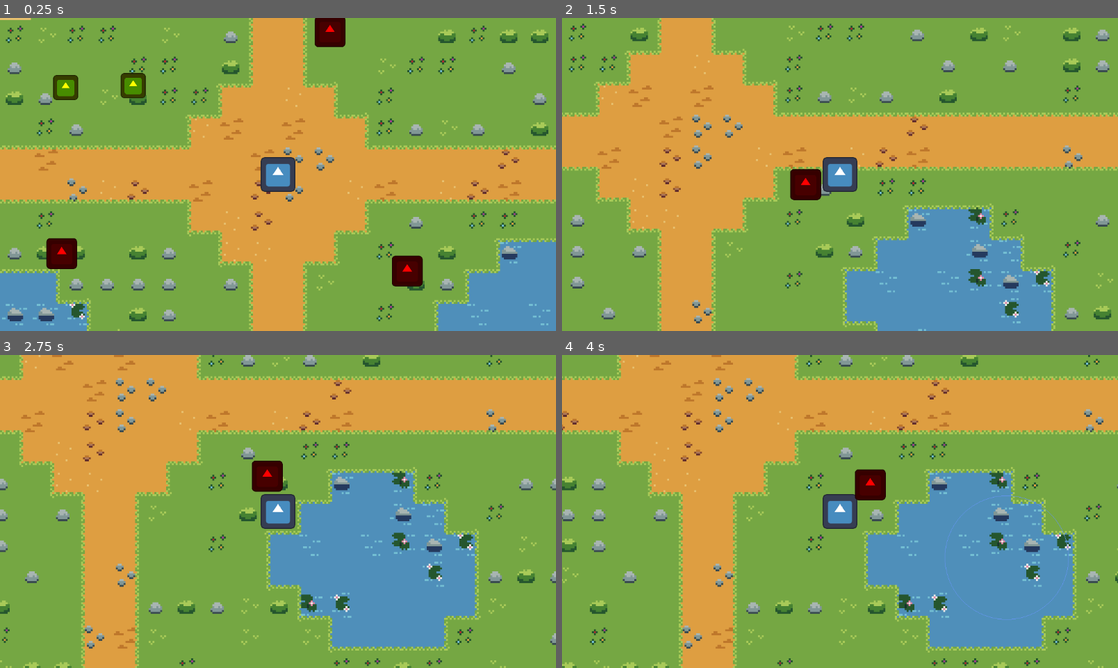
Above: before the commit, frames 1-4 (two rows, left to right).
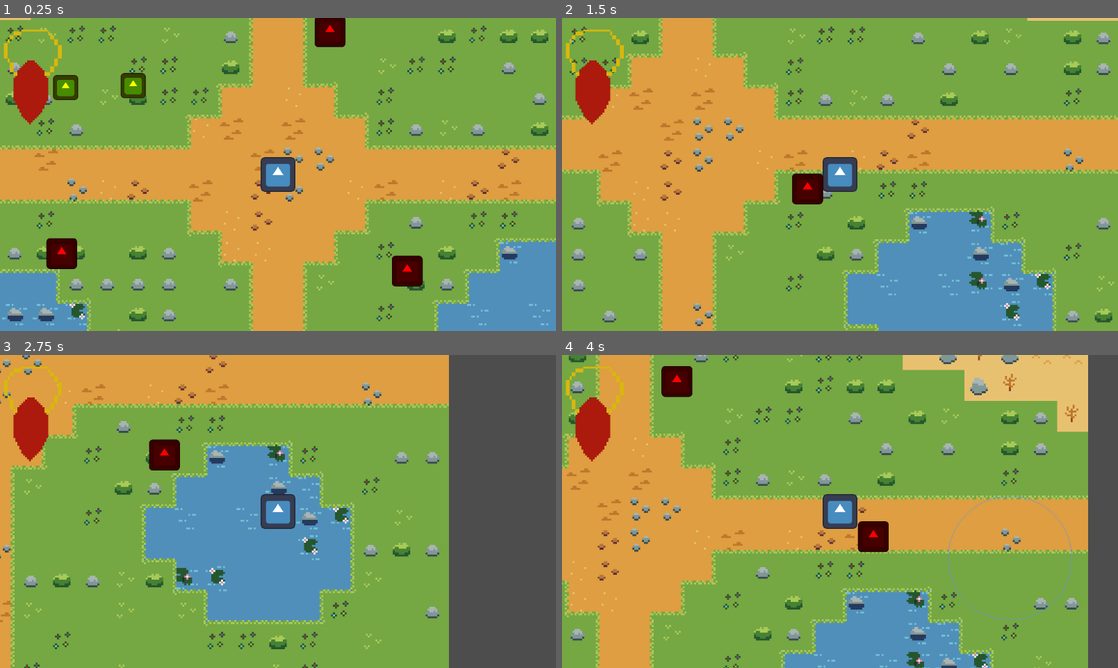
Above: after the commit, the same moments.

Repository: xstron/PSGJ15
Game: Godot game, scene res://Scenes/main.tscn
Same seed, same stepped clock (60 frames per second), same inputs: the game is played once before the commit and once after it. The engine's default icon, where the game draws it, is replaced by a stand-in: a white triangle on a blue panel in a dark square.
Inputs (mouse positions are in pixels of both pictures, inside the frame that each line leads up to):
- Up to frame 1 (0.25 s): no input
- Up to frame 2 (1.5 s): tap Enter at 0.5 s; move the mouse to (962, 158) at 0.52 s; hold D (Right) 0.53-1.28 s; hold E (Interact) 0.53-1.28 s; move the mouse to (728, 190) at 1.27 s; hold S (Down) from 1.28 s (still down); click (728, 190) at 1.35 s
- Up to frame 3 (2.75 s): move the mouse to (333, 442) at 2.02 s; release S (Down) at 2.03 s; hold D (Right) from 2.03 s (still down); hold Right mouse button (Secondary) from 2.03 s (still down)
- Up to frame 4 (4 s): move the mouse to (812, 574) at 2.77 s; release D (Right) at 2.78 s; release Right mouse button (Secondary) at 2.78 s; hold W (Up) 2.78-3.53 s; tap 1 (Spell 1) at 2.85 s; move the mouse to (1006, 558) at 3.52 s; hold A (Left) from 3.53 s (still down); hold 2 (Spell 2) from 3.53 s (still down)

The runs differ from the first frame. In frame 1, 1.2% of the frame differs, in the area x 0-12%, y 3-34%; in frame 2, 12%; in frame 3, 68%; in frame 4, 72%, in the area x 0-100%, y 0-100%.

Commit message:
fix health bar, dmg compent to be made

Diff:
--- a/Scenes/enemy.tscn
+++ b/Scenes/enemy.tscn
@@ -9,6 +9,7 @@
 size = Vector2(16, 16)
 
 [sub_resource type="CircleShape2D" id="CircleShape2D_urams"]
+radius = 9.0
 
 [sub_resource type="CircleShape2D" id="CircleShape2D_1yt00"]
 radius = 64.0
@@ -23,6 +24,7 @@
 [node name="HealthComponent" parent="." instance=ExtResource("1_v5vuk")]
 
 [node name="HitboxComponent" parent="." node_paths=PackedStringArray("health_component") instance=ExtResource("2_4wauo")]
+collision_layer = 10
 health_component = NodePath("../HealthComponent")
 
 [node name="CollisionShape2D" type="CollisionShape2D" parent="HitboxComponent"]
--- /dev/null
+++ b/Scenes/healthabr.tscn
@@ -0,0 +1,24 @@
+[gd_scene load_steps=4 format=3 uid="uid://b27f12hhekm8r"]
+
+[ext_resource type="Script" path="res://Scripts/healthabr.gd" id="1_i5jcn"]
+[ext_resource type="Texture2D" uid="uid://c2otn8cqnv11q" path="res://Assets/health_under(1).png" id="1_lgydm"]
+[ext_resource type="Texture2D" uid="uid://bmmlkupaoino" path="res://Assets/health_over.png" id="2_upuvi"]
+
+[node name="HealthBar" type="Control"]
+layout_mode = 3
+anchors_preset = 15
+anchor_right = 1.0
+anchor_bottom = 1.0
+grow_horizontal = 2
+grow_vertical = 2
+script = ExtResource("1_i5jcn")
+
+[node name="TextureProgressBar" type="TextureProgressBar" parent="."]
+z_index = 1
+layout_mode = 0
+offset_right = 40.0
+offset_bottom = 40.0
+max_value = 50.0
+fill_mode = 2
+texture_under = ExtResource("1_lgydm")
+texture_progress = ExtResource("2_upuvi")
--- a/Scenes/main.tscn
+++ b/Scenes/main.tscn
@@ -297,12 +297,6 @@
 navigation_layer_0/layers = 1
 sources/0 = SubResource("TileSetAtlasSource_5qroi")
 
-[sub_resource type="RectangleShape2D" id="RectangleShape2D_s3hec"]
-size = Vector2(18, 18)
-
-[sub_resource type="RectangleShape2D" id="RectangleShape2D_6vi8g"]
-size = Vector2(16, 16)
-
 [node name="Main" type="Node2D"]
 
 [node name="TileMap" type="TileMap" parent="."]
@@ -326,38 +320,18 @@
 [node name="Camera2D" type="Camera2D" parent="Entities/Player"]
 zoom = Vector2(4, 4)
 
-[node name="Hitbox" type="Area2D" parent="Entities/Player"]
-
-[node name="CollisionShape2D" type="CollisionShape2D" parent="Entities/Player/Hitbox"]
-shape = SubResource("RectangleShape2D_s3hec")
-
 [node name="Enemy1" parent="Entities" instance=ExtResource("2_bxt7a")]
 position = Vector2(67, 50)
 health = 20
 
-[node name="Hitbox" type="Area2D" parent="Entities/Enemy1"]
-
-[node name="CollisionShape2D" type="CollisionShape2D" parent="Entities/Enemy1/Hitbox"]
-shape = SubResource("RectangleShape2D_6vi8g")
-
 [node name="Enemy2" parent="Entities" instance=ExtResource("2_bxt7a")]
 position = Vector2(-112, 41)
 health = 10
 
-[node name="Hitbox" type="Area2D" parent="Entities/Enemy2"]
-
-[node name="CollisionShape2D" type="CollisionShape2D" parent="Entities/Enemy2/Hitbox"]
-shape = SubResource("RectangleShape2D_6vi8g")
-
 [node name="Enemy3" parent="Entities" instance=ExtResource("2_bxt7a")]
 position = Vector2(27, -74)
 health = 10
 
-[node name="Hitbox" type="Area2D" parent="Entities/Enemy3"]
-
-[node name="CollisionShape2D" type="CollisionShape2D" parent="Entities/Enemy3/Hitbox"]
-shape = SubResource("RectangleShape2D_6vi8g")
-
 [node name="Chest1" parent="." instance=ExtResource("4_ahhqd")]
 position = Vector2(-75, -46)
 msg = "1 I want to have a large bouncy chest."
@@ -365,5 +339,3 @@
 [node name="Chest2" parent="." instance=ExtResource("4_ahhqd")]
 position = Vector2(-110, -45)
 msg = "2 I want to have a large bouncy chest."
-
-[connection signal="area_entered" from="Entities/Player/Hitbox" to="Entities/Player" method="_on_hitbox_area_entered"]
--- a/Scenes/player.tscn
+++ b/Scenes/player.tscn
@@ -1,21 +1,22 @@
-[gd_scene load_steps=8 format=3 uid="uid://dntwc4ecx5goy"]
+[gd_scene load_steps=9 format=3 uid="uid://dntwc4ecx5goy"]
 
 [ext_resource type="Script" path="res://Scripts/player_controller.gd" id="1_f5x2b"]
 [ext_resource type="Texture2D" uid="uid://d25g0u1itknqf" path="res://Assets/icon.svg" id="2_kibdi"]
 [ext_resource type="PackedScene" uid="uid://bx5urub324ieo" path="res://Scenes/component_health.tscn" id="3_ut6th"]
 [ext_resource type="PackedScene" uid="uid://c41p0t02gfugw" path="res://Scenes/component_hitbox.tscn" id="4_r4b4w"]
+[ext_resource type="PackedScene" uid="uid://b27f12hhekm8r" path="res://Scenes/healthabr.tscn" id="5_p280s"]
 
 [sub_resource type="RectangleShape2D" id="RectangleShape2D_kupff"]
-size = Vector2(10, 10)
+size = Vector2(18, 18)
 
 [sub_resource type="CircleShape2D" id="CircleShape2D_r7yao"]
-radius = 9.0
 
 [sub_resource type="CircleShape2D" id="CircleShape2D_de8lt"]
 radius = 16.0
 
 [node name="Player" type="CharacterBody2D"]
-collision_mask = 6
+collision_layer = 9
+collision_mask = 10
 motion_mode = 1
 script = ExtResource("1_f5x2b")
 
@@ -28,6 +29,8 @@
 }
 
 [node name="HitboxComponent" parent="." node_paths=PackedStringArray("health_component") instance=ExtResource("4_r4b4w")]
+collision_layer = 9
+collision_mask = 10
 health_component = NodePath("../HealthComponent")
 
 [node name="CollisionShape2D" type="CollisionShape2D" parent="HitboxComponent"]
@@ -47,4 +50,11 @@
 [node name="CollisionShape2D" type="CollisionShape2D" parent="InteractionArea"]
 shape = SubResource("CircleShape2D_de8lt")
 
+[node name="HealthBar" parent="." instance=ExtResource("5_p280s")]
+offset_left = -158.0
+offset_top = -84.0
+offset_right = -158.0
+offset_bottom = -84.0
+
+[connection signal="area_entered" from="HitboxComponent" to="." method="_on_hitbox_component_area_entered"]
 [connection signal="area_exited" from="InteractionArea" to="." method="_on_interaction_area_area_exited"]
--- a/Scripts/enemy_controller.gd
+++ b/Scripts/enemy_controller.gd
@@ -10,6 +10,7 @@
 
 func _ready():
 	$HealthComponent.health = health
+
 
 func _physics_process(_delta):
 	if nav_agent.is_navigation_finished():
--- /dev/null
+++ b/Scripts/healthabr.gd
@@ -0,0 +1,7 @@
+extends Control
+
+func set_max_value(max_value):
+	$TextureProgressBar.max_value = max_value
+
+func set_value(value):
+	$TextureProgressBar.value = value
--- a/Scripts/player_controller.gd
+++ b/Scripts/player_controller.gd
@@ -2,7 +2,11 @@
 class_name Player
 
 @export var speed: float = 100
-@export var health: int = 5
+@export var health: float = 50
+@onready var current_health = health
+@onready var health_progress = 0
+
+
 
 
 const POTION_AREA_SCENE: PackedScene = preload("res://Scenes/potion_area.tscn")
@@ -79,8 +83,12 @@
 	(area as InteractionComponent).icon_hide()
 
 
-func _on_hitbox_area_entered(area):
-	if area.name == "Hitbox":
-		health -= 1
-		if health >= 0:
-			print(health)
+
+
+func _on_hitbox_component_area_entered(area):
+	if area.name == "HitboxComponent":
+		current_health -= 1
+		health_progress += 1
+		$HealthBar.set_value(health_progress)
+		if current_health >= 0:
+			print(current_health)
Binary file added: Assets/health_over.png
Not shown, added: Assets/health_over.png.import
Binary file added: Assets/health_under(1).png
Not shown, added: Assets/health_under(1).png.import
Binary file added: Assets/health_under_alone.png
Not shown, added: Assets/health_under_alone.png.import
Not shown: 1 places in Scenes/main.tscn that only renumber resources
Not shown, added: Assets/health_under.pxo
Not shown, added: Scenes/health_under.pxo
